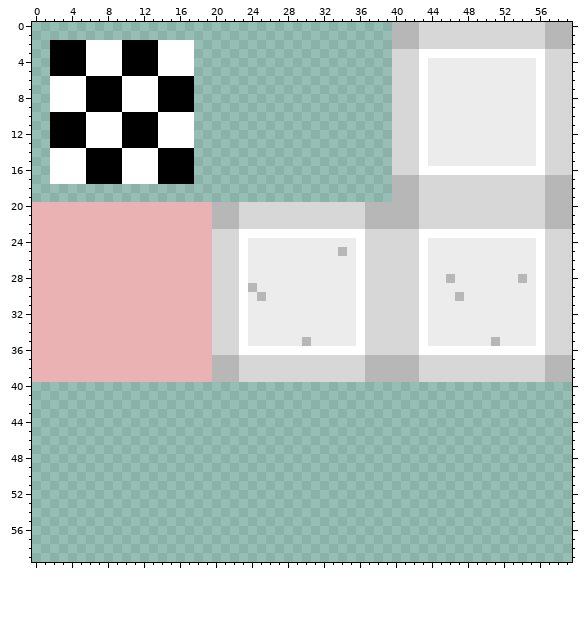
Pixel-art sprite -- tilesets/tile_floors/output_tileset.png. This is how it looked before the edit.
The file is 60x60 pixels.
The same view after the edit:
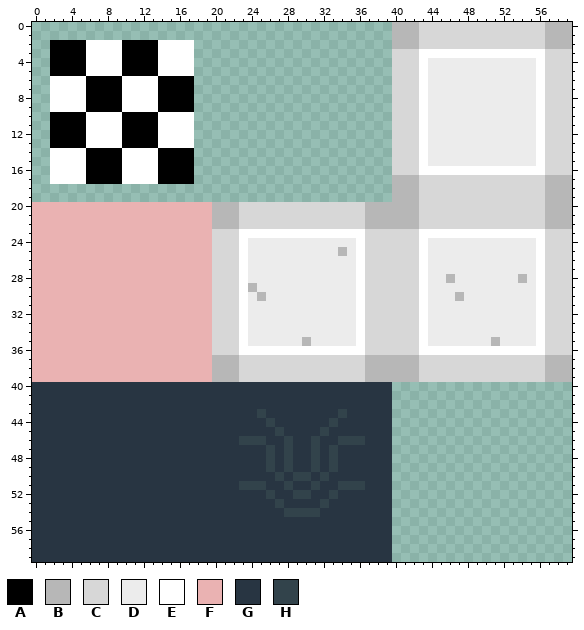
Palette (. is transparent): A #000000  B #b7b7b7  C #d7d7d7  D #ececec  E #ffffff  F #eab2b2  G #283542  H #32434b
What changed:
@@ x 0..41 @@
 39 FFFFFFFFFFFFFFFFFFFFBBBCCCCCCCCCCCCCCBBBBB
-40 ..........................................
-41 ..........................................
-42 ..........................................
-43 ..........................................
-44 ..........................................
-45 ..........................................
-46 ..........................................
-47 ..........................................
-48 ..........................................
-49 ..........................................
-50 ..........................................
-51 ..........................................
-52 ..........................................
-53 ..........................................
-54 ..........................................
-55 ..........................................
-56 ..........................................
-57 ..........................................
-58 ..........................................
-59 ..........................................
+40 GGGGGGGGGGGGGGGGGGGGGGGGGGGGGGGGGGGGGGGG..
+41 GGGGGGGGGGGGGGGGGGGGGGGGGGGGGGGGGGGGGGGG..
+42 GGGGGGGGGGGGGGGGGGGGGGGGGGGGGGGGGGGGGGGG..
+43 GGGGGGGGGGGGGGGGGGGGGGGGGHGGGGGGGGHGGGGG..
+44 GGGGGGGGGGGGGGGGGGGGGGGGGGHGGGGGGHGGGGGG..
+45 GGGGGGGGGGGGGGGGGGGGGGGGGGGHGGGGHGGGGGGG..
+46 GGGGGGGGGGGGGGGGGGGGGGGHHHGGHGGHGGHHHGGG..
+47 GGGGGGGGGGGGGGGGGGGGGGGGGGHGHGGHGHGGGGGG..
+48 GGGGGGGGGGGGGGGGGGGGGGGGGGHGHGGHGHGGGGGG..
+49 GGGGGGGGGGGGGGGGGGGGGGGGGGHGHGGHGHGGGGGG..
+50 GGGGGGGGGGGGGGGGGGGGGGGGGGGHGHHGHGGGGGGG..
+51 GGGGGGGGGGGGGGGGGGGGGGGHHHGGHGGHGGHHHGGG..
+52 GGGGGGGGGGGGGGGGGGGGGGGGGGHGGHHGGHGGGGGG..
+53 GGGGGGGGGGGGGGGGGGGGGGGGGGGHGGGGHGGGGGGG..
+54 GGGGGGGGGGGGGGGGGGGGGGGGGGGGHHHHGGGGGGGG..
+55 GGGGGGGGGGGGGGGGGGGGGGGGGGGGGGGGGGGGGGGG..
+56 GGGGGGGGGGGGGGGGGGGGGGGGGGGGGGGGGGGGGGGG..
+57 GGGGGGGGGGGGGGGGGGGGGGGGGGGGGGGGGGGGGGGG..
+58 GGGGGGGGGGGGGGGGGGGGGGGGGGGGGGGGGGGGGGGG..
+59 GGGGGGGGGGGGGGGGGGGGGGGGGGGGGGGGGGGGGGGG..
Pixel boxes of the changes (left, top, right, bottom) in both pictures:
added: (32, 382, 392, 562)
